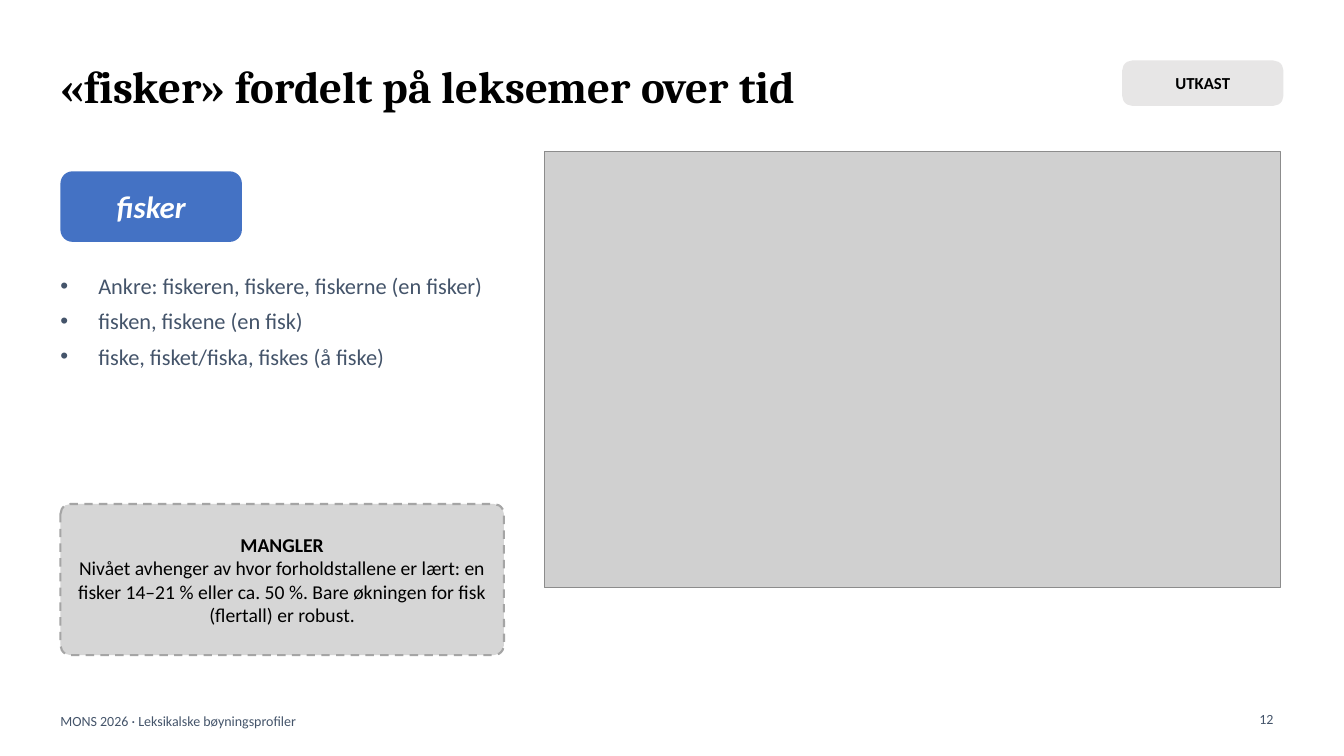
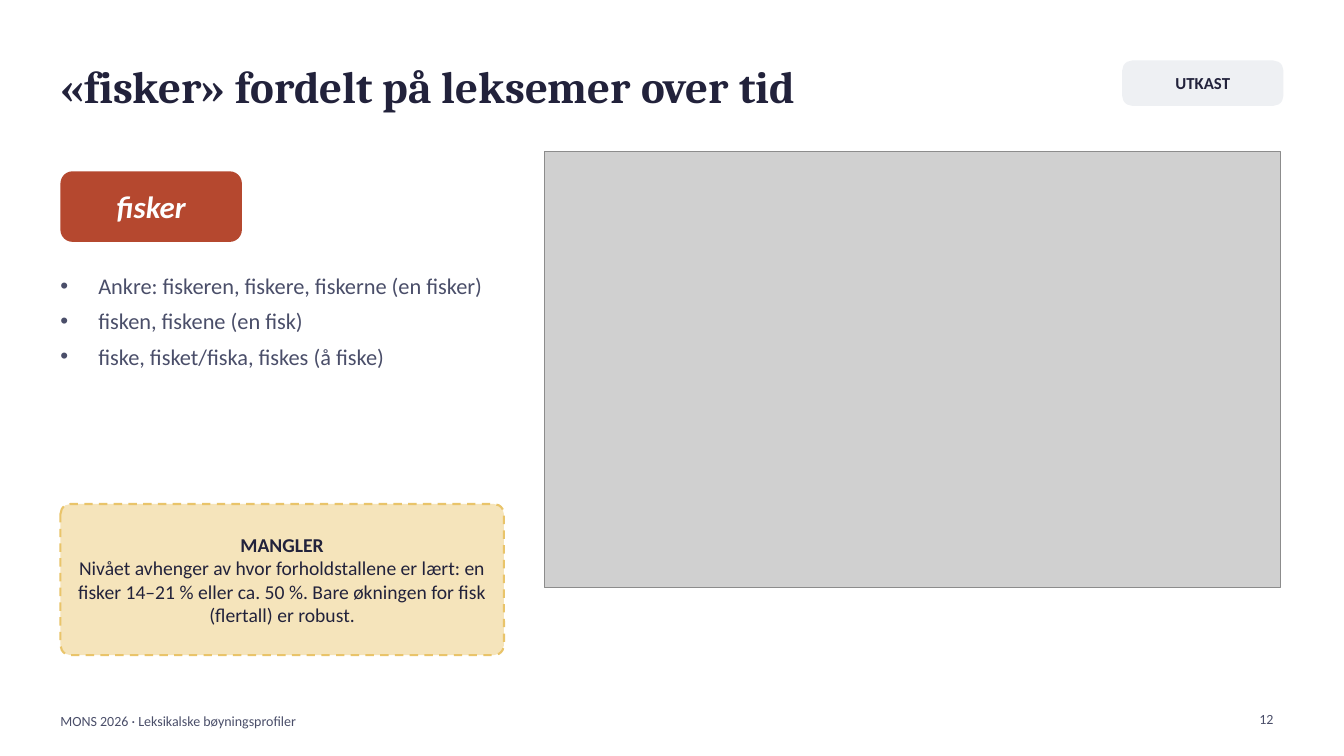
Before and after one commit to Yoonsen/B-yning, a slide deck: slide 12 of tekst/mons_presentasjon.pptx. Drawn at 1344x756 pixels with LibreOffice and Linux fonts; fonts in the diff are those of the drawing; grey boxes stand for pictures. Boxes give left, top, right and bottom in pixels: in the first picture for what was removed or moved away, otherwise in the second. Text is boxed around its words. In the diff, an @@ line names an element or a change of style, - is before the commit and + after.

```diff
--- a/tekst/mons_presentasjon.pptx
+++ b/tekst/mons_presentasjon.pptx
@@ title "«fisker» fordelt på leksemer over ..." at box(60, 70, 795, 113): text colour #000000 to #22223B @@
@@ rounded rectangle "UTKAST" at box(1122, 60, 1284, 106): text colour #000000 to #22223B; fill #E7E6E6 to #EEF0F3 @@
@@ rounded rectangle "fisker" at box(60, 171, 242, 242): fill #4472C4 to #B5482F @@
@@ text "Ankre: fiskeren, fiskere, fiskerne (en ..." at box(98, 278, 482, 368): text colour #44546A to #4A4E69 @@
@@ rounded rectangle "MANGLER" at box(60, 504, 504, 655): text colour #000000 to #22223B; fill #A5A5A5 at 45% opacity to #E9C46A at 45% opacity; outline #A5A5A5 1.5 pt dashed to #E9C46A 1.5 pt dashed @@
```
Also in this commit, not shown: 10 other slides changed, 4 other files.
